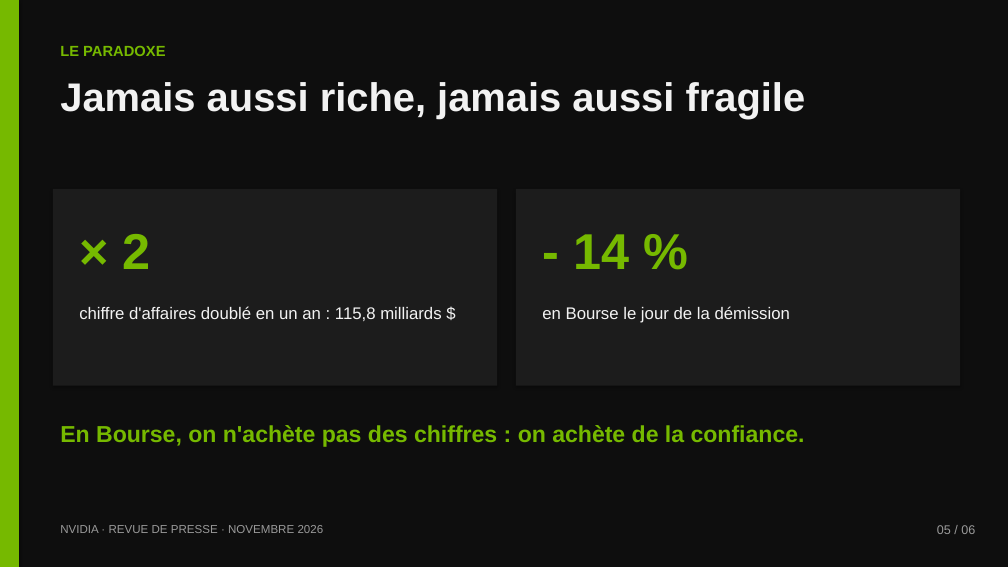
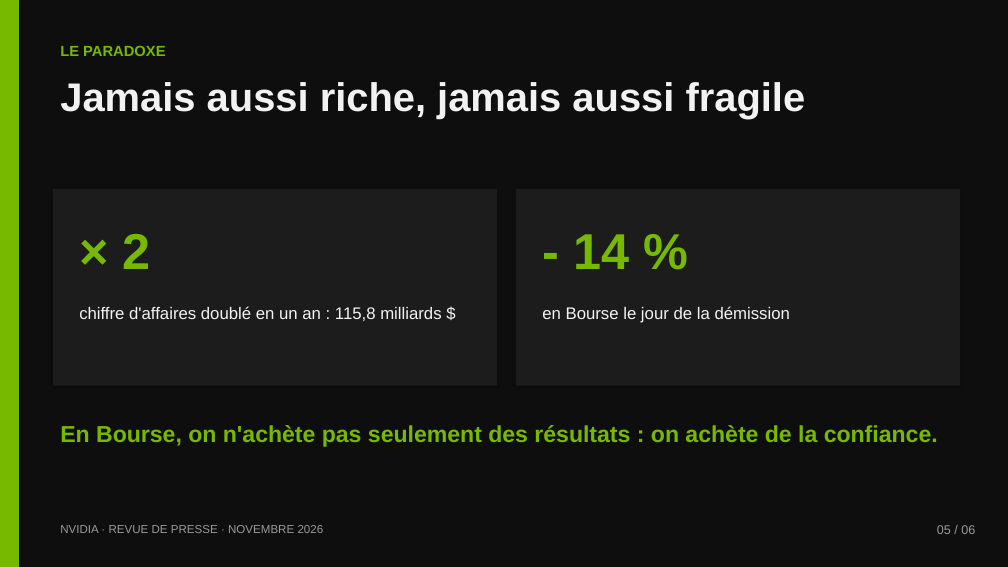
Before and after one commit to dehamnaadam-hue/Encole, a slide deck: slide 5 of nvidia/Nvidia-revue-de-presse.pptx. Drawn at 1008x567 pixels with LibreOffice and Linux fonts; fonts in the diff are those of the drawing. Boxes give left, top, right and bottom in pixels: in the first picture for what was removed or moved away, otherwise in the second. Text is boxed around its words. In the diff, an @@ line names an element or a change of style, - is before the commit and + after.

```diff
--- a/nvidia/Nvidia-revue-de-presse.pptx
+++ b/nvidia/Nvidia-revue-de-presse.pptx
@@ text at (x1=60, y1=425, x2=938, y2=447): text changed @@
-En Bourse, on n'achète pas des chiffres : on achète de la confiance.
+En Bourse, on n'achète pas seulement des résultats : on achète de la confiance.
```
Also in this commit, not shown: 3 other slides changed, 1 other file.
